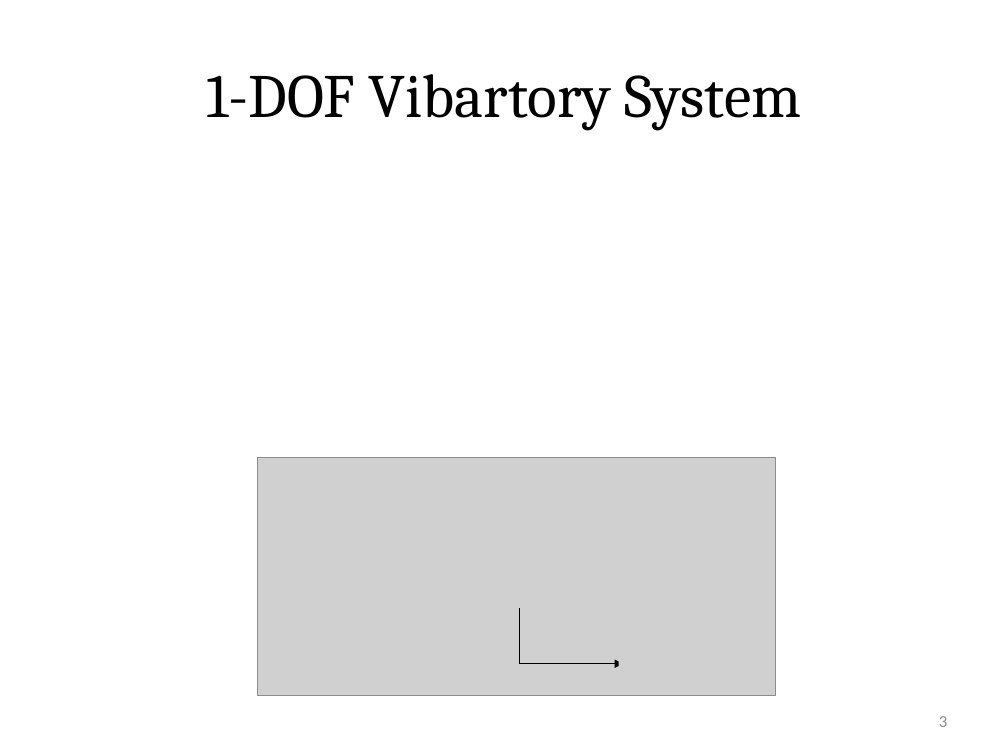
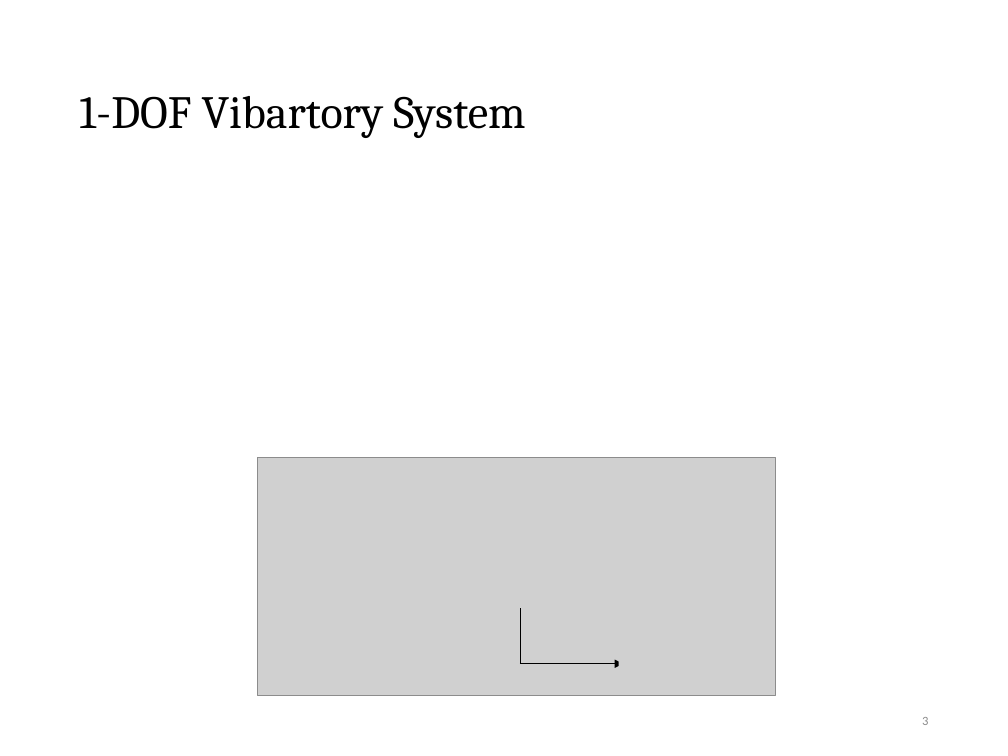
Before and after one commit to auralius/up_temperature_control_device, a slide deck: slide 3 of Activities/Presentations/SOPDT Optimization.pptx. Drawn at 1008x756 pixels with LibreOffice and Linux fonts; fonts in the diff are those of the drawing; grey boxes stand for pictures. Boxes give left, top, right and bottom in pixels: in the first picture for what was removed or moved away, otherwise in the second. Text is boxed around its words. In the diff, an @@ line names an element or a change of style, - is before the commit and + after.

```diff
--- a/Activities/Presentations/SOPDT Optimization.pptx
+++ b/Activities/Presentations/SOPDT Optimization.pptx
@@ title "1-DOF Vibartory System": place and size @@
-title "1-DOF Vibartory System" at bbox=[206, 74, 802, 131]
+title "1-DOF Vibartory System" at bbox=[79, 96, 525, 138]
@@ title "1-DOF Vibartory System" at bbox=[79, 96, 525, 138]: size 44 to 33 pt; alignment centre to left; line spacing 1 to 0.9 @@
@@ page number: place and size @@
-page number at bbox=[939, 716, 947, 727]
+page number at bbox=[922, 717, 928, 725]
@@ page number at bbox=[922, 717, 928, 725]: size 12 to 9 pt @@
```
Also in this commit, not shown: 10 other slides changed, 1 slide added.
